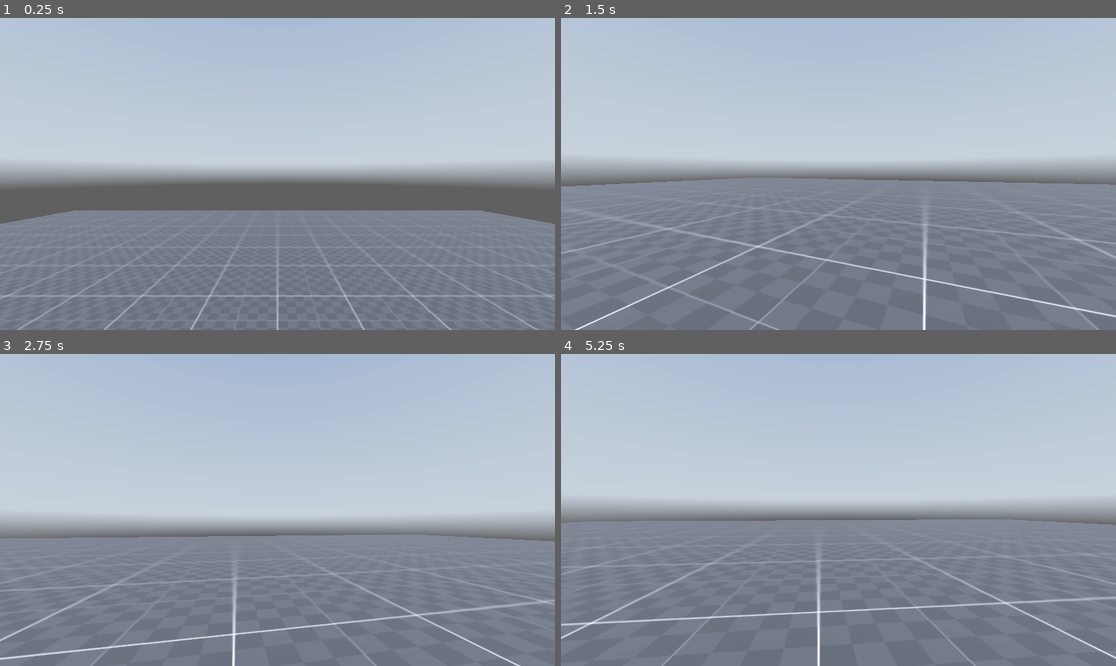
Above: before the commit, frames 1-4 (two rows, left to right).
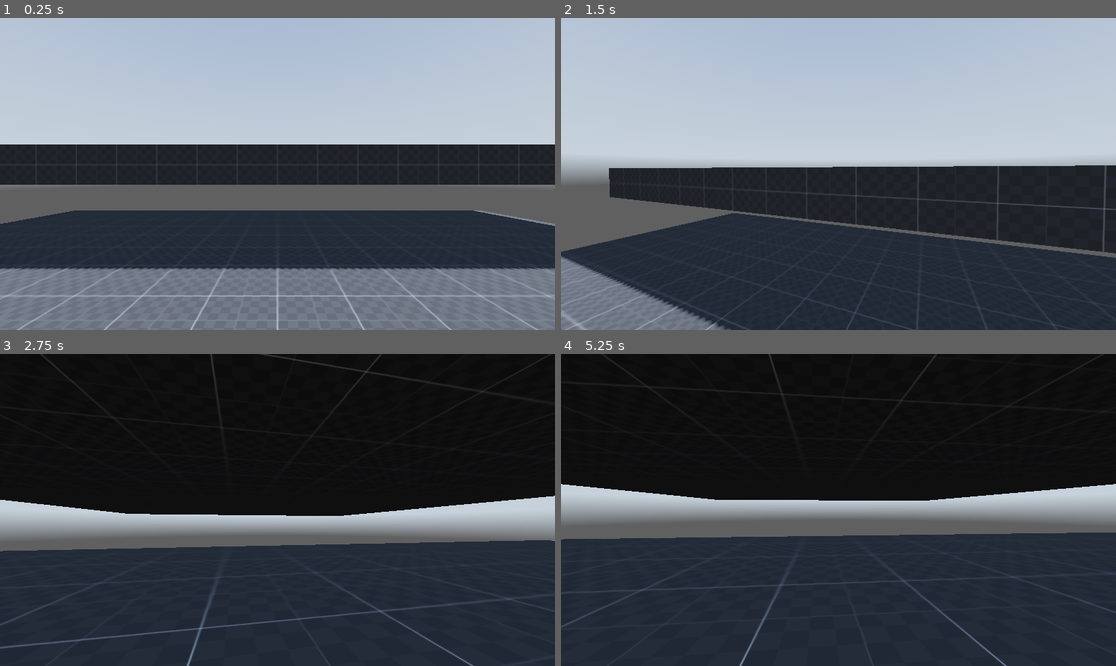
Above: after the commit, the same moments.

Repository: Barnold8/Miasma
Game: Godot game, scene res://Scenes/Test.tscn
Two runs of this game, one before a commit and one after it. Both use one fixed random seed, a clock stepped at 60 frames per second and the inputs below. A sky picture missing from this copy of the repository is replaced by a grey-blue gradient.
Inputs (mouse positions are in pixels of both pictures, inside the frame that each line leads up to):
- Up to frame 1 (0.25 s): no input
- Up to frame 2 (1.5 s): tap Enter at 0.5 s; move the mouse to (866, 174) at 0.52 s; hold Ctrl (crouch) 0.53-1.28 s; hold W (forward) from 0.53 s (still down); tap Space (jump) at 0.77 s; move the mouse to (810, 174) at 1.27 s; tap Shift (sprint) at 1.35 s
- Up to frame 3 (2.75 s): keep holding W (forward); tap Space (jump) at 1.52 s; move the mouse to (288, 503) at 2.02 s; hold Ctrl (crouch) from 2.03 s (still down)
- Up to frame 4 (5.25 s): keep holding W (forward); move the mouse to (832, 516) at 2.77 s; release Ctrl (crouch) at 2.78 s; tap Shift (sprint) at 2.85, 4.35 s; tap Space (jump) at 3.02, 3.77, 4.52 s; move the mouse to (877, 513) at 3.52 s; hold Ctrl (crouch) 3.53-4.28 s; move the mouse to (794, 506) at 4.27 s; move the mouse to (844, 510) at 5.02 s; hold Ctrl (crouch) from 5.03 s (still down)

The runs differ from the first frame. In frame 1, 31% of the frame differs, in the area x 0-100%, y 40-81%; in frame 2, 49%; in frame 3, 91%; in frame 4, 92%, in the area x 0-100%, y 0-100%.
Error before the commit: Invalid assignment of property or key 'disabled' with value of type 'bool' on a base object of type 'null instance'. (res://Scripts/player.gd:53)

Commit message:
Update player colliders

Diff:
--- a/Scenes/Test.tscn
+++ b/Scenes/Test.tscn
@@ -7,6 +7,9 @@
 [sub_resource type="StandardMaterial3D" id="StandardMaterial3D_rwifb"]
 albedo_texture = ExtResource("1_je1t8")
 uv1_triplanar = true
+
+[sub_resource type="StandardMaterial3D" id="StandardMaterial3D_u34l5"]
+albedo_color = Color(0.380576, 0.510195, 0.587976, 1)
 
 [sub_resource type="PanoramaSkyMaterial" id="PanoramaSkyMaterial_65xnk"]
 panorama = ExtResource("1_ve2ue")
@@ -26,11 +29,42 @@
 
 [node name="Stage" type="Node3D" parent="."]
 
-[node name="CSGBox3D" type="CSGBox3D" parent="Stage"]
+[node name="Objects" type="Node3D" parent="Stage"]
+
+[node name="CSGBox3D" type="CSGBox3D" parent="Stage/Objects"]
 transform = Transform3D(1, 0, 0, 0, 1, 0, 0, 0, 1, 0, -0.5, 0)
 use_collision = true
 size = Vector3(20, 1, 20)
 material = SubResource("StandardMaterial3D_rwifb")
+
+[node name="CSGBox3D2" type="CSGBox3D" parent="Stage/Objects"]
+transform = Transform3D(1, 0, 0, 0, 1, 0, 0, 0, 1, 0, 2.02719, -15.05)
+use_collision = true
+size = Vector3(20, 1, 20)
+material = SubResource("StandardMaterial3D_rwifb")
+
+[node name="CSGBox3D3" type="CSGBox3D" parent="Stage/Objects"]
+transform = Transform3D(1, 0, 0, 0, 1, 0, 0, 0, 1, 8.53447, 0.510496, -0.852256)
+use_collision = true
+material = SubResource("StandardMaterial3D_u34l5")
+
+[node name="CSGBox3D4" type="CSGBox3D" parent="Stage/Objects"]
+transform = Transform3D(1, 0, 0, 0, 1, 0, 0, 0, 1, 8.53447, 0.510496, -1.85306)
+use_collision = true
+size = Vector3(1, 2, 1)
+material = SubResource("StandardMaterial3D_u34l5")
+
+[node name="CSGBox3D5" type="CSGBox3D" parent="Stage/Objects"]
+transform = Transform3D(1, 0, 0, 0, 1, 0, 0, 0, 1, 8.53447, 0.510496, -2.83189)
+use_collision = true
+size = Vector3(1, 3, 1)
+material = SubResource("StandardMaterial3D_u34l5")
+
+[node name="CSGBox3D6" type="CSGBox3D" parent="Stage/Objects"]
+transform = Transform3D(1, 0, 0, 0, 1, 0, 0, 0, 1, 8.53447, 0.510496, -3.83451)
+use_collision = true
+size = Vector3(1, 4, 1)
+material = SubResource("StandardMaterial3D_u34l5")
 
 [node name="Env" type="Node3D" parent="."]
 
@@ -44,9 +78,14 @@
 [node name="Player" type="CharacterBody3D" parent="."]
 script = ExtResource("3_pia5v")
 
-[node name="Collider" type="CollisionShape3D" parent="Player"]
+[node name="Standing_collider" type="CollisionShape3D" parent="Player"]
 transform = Transform3D(1, 0, 0, 0, 1, 0, 0, 0, 1, 0, 1, 0)
 shape = SubResource("CapsuleShape3D_hilnk")
+
+[node name="Crouching_collider" type="CollisionShape3D" parent="Player"]
+transform = Transform3D(0.5, 0, 0, 0, 0.5, 0, 0, 0, 0.5, 0, 0.5, 0)
+shape = SubResource("CapsuleShape3D_hilnk")
+disabled = true
 
 [node name="Head" type="Node3D" parent="Player"]
 transform = Transform3D(1, 0, 0, 0, 1, 0, 0, 0, 1, 0, 1.8, 0)
Not shown: 1 places in Scenes/Test.tscn that only renumber resources
